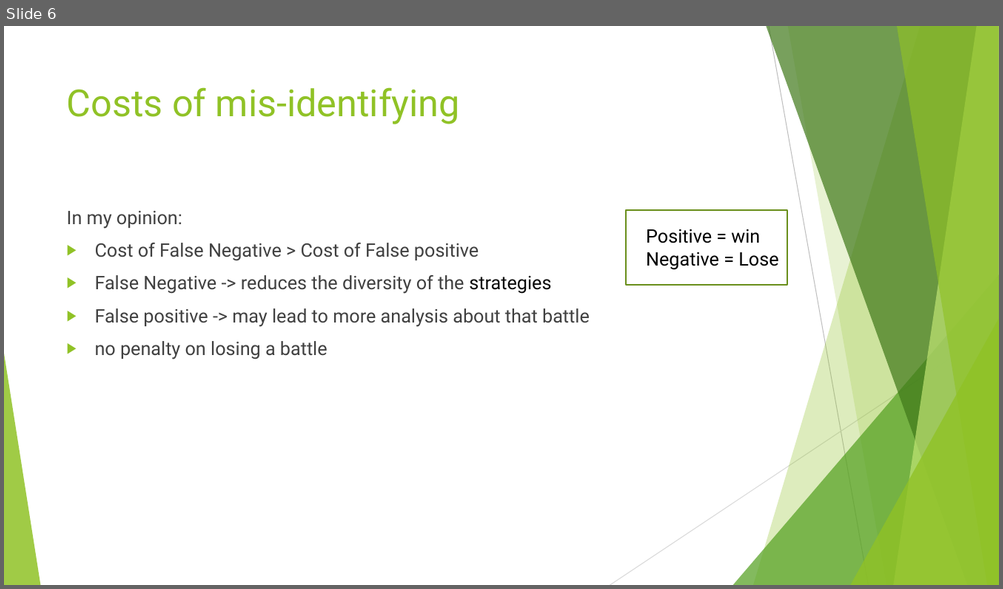
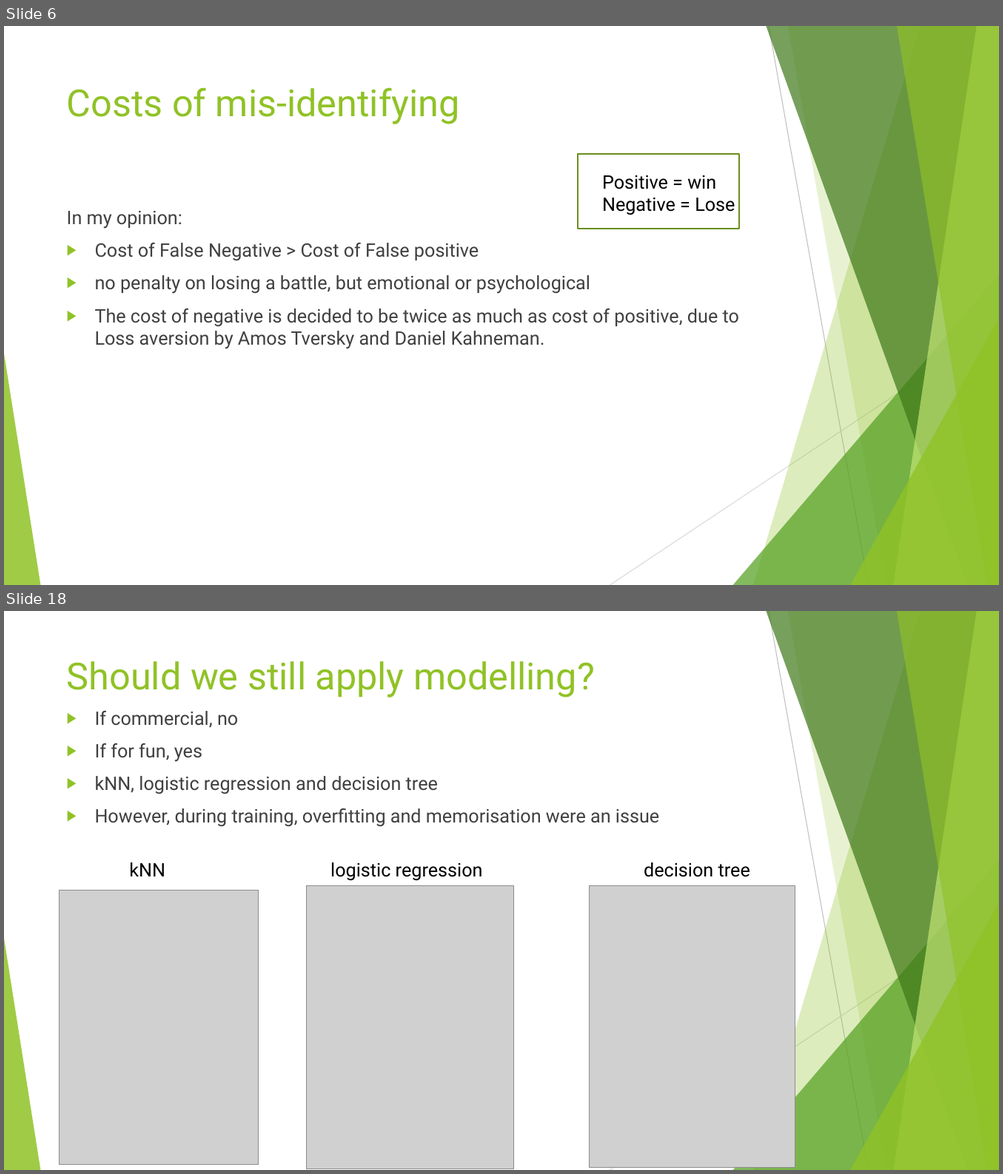
Before and after one commit to jackyman1997/pokemon, a slide deck: 3. classfier/classifier.pptx. Shown one above the other, each under a label of ours: slide 6 before the commit, slides 6 and 18 after it; the slides between them are not shown. The pictures are 1003x589 and 1003x1174 pixels, drawn with LibreOffice and Linux fonts; fonts in the diff are those of the drawing; grey boxes stand for pictures. Boxes give left, top, right and bottom in pixels: in the first picture for what was removed or moved away, otherwise in the second. Text is boxed around its words. In the diff, an @@ line names an element or a change of style, - is before the commit and + after.

```diff
--- a/3. classfier/classifier.pptx
+++ b/3. classfier/classifier.pptx
@@ slide 18 added at (4, 611, 999, 1170), background #FFFFFF; not listed: 10 template elements that a slide beside it also shows @@
@@ title added at (67, 661, 595, 698), 36 pt, text #90C226 @@
+Should we still apply modelling?
@@ text added at (95, 711, 659, 827), 18 pt, text #404040 @@
+▶ If commercial, no
+▶ If for fun, yes
+▶ kNN, logistic regression and decision tree
+▶ However, during training, overfitting and memorisation were an issue
@@ text added at (129, 863, 165, 877), 18 pt, text #000000 @@
+kNN
@@ text added at (330, 863, 483, 881), 18 pt, text #000000 @@
+logistic regression
@@ text added at (643, 863, 750, 877), 18 pt, text #000000 @@
+decision tree
@@ picture added at (60, 891, 259, 1165) @@
@@ picture added at (307, 886, 514, 1170) @@
@@ picture added at (589, 886, 795, 1167) @@
@@ slide 6 changed as well @@
@@ rectangle: place and size @@
-rectangle at (626, 210, 788, 285)
+rectangle at (577, 154, 739, 229)
@@ text "Positive = win": place and size @@
-text "Positive = win" at (646, 230, 778, 270)
+text "Positive = win" at (602, 175, 734, 215)
@@ text at (95, 275, 739, 349): text changed @@
-▶ False Negative -> reduces the diversity of the strategies
-▶ False positive -> may lead to more analysis about that battle
-▶ no penalty on losing a battle
+▶ no penalty on losing a battle, but emotional or psychological
+▶ The cost of negative is decided to be twice as much as cost of positive, due to Loss aversion by Amos Tversky and Daniel Kahneman.
```
Also in this commit, not shown: 2 other slides changed, 15 other slides added.
